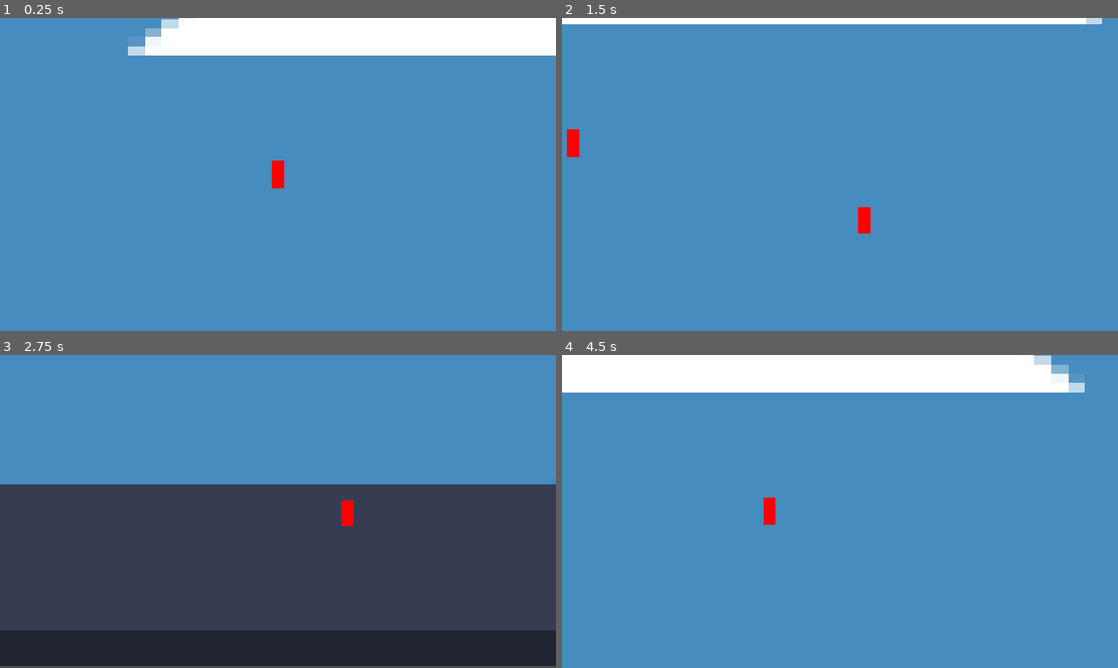
Above: before the commit, frames 1-4 (two rows, left to right).
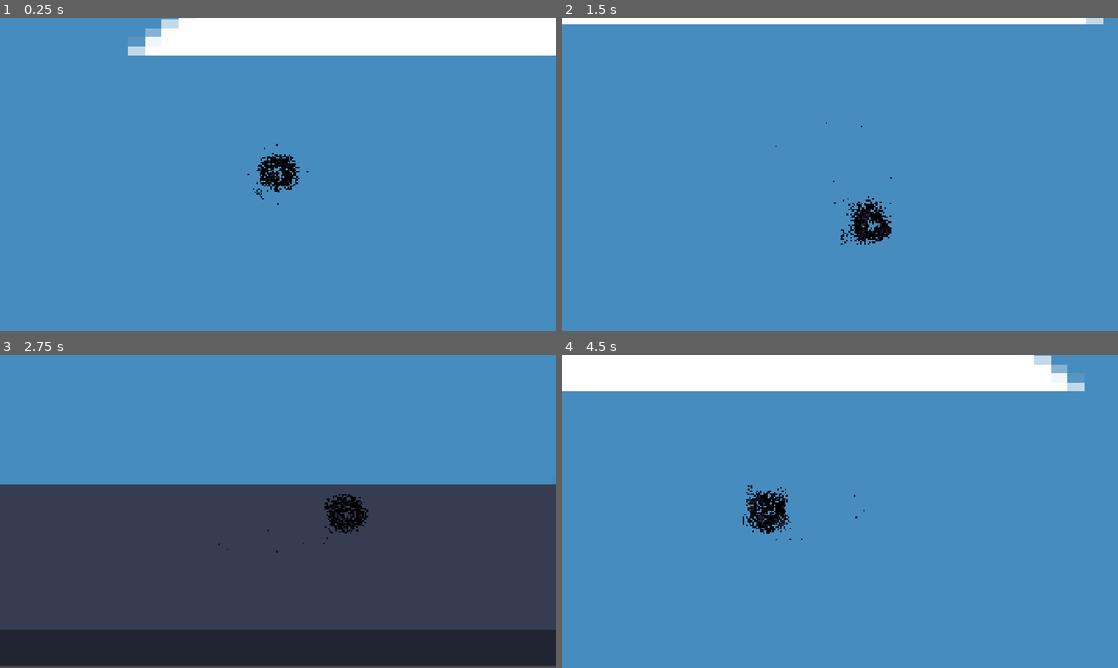
Above: after the commit, the same moments.

Repository: DyingCandy/Shift
Game: Godot game, scene res://Scenes/level_1.tscn
Two runs of this game, one before a commit and one after it. Both use one fixed random seed, a clock stepped at 60 frames per second and the inputs below. The engine's default icon, where the game draws it, is replaced by a stand-in: a white triangle on a blue panel in a dark square.
Inputs (mouse positions are in pixels of both pictures, inside the frame that each line leads up to):
- Up to frame 1 (0.25 s): no input
- Up to frame 2 (1.5 s): tap Enter at 0.5 s; move the mouse to (962, 158) at 0.52 s; hold D (right) 0.53-1.28 s; tap Alt at 0.6 s; click (962, 158) at 0.67 s; move the mouse to (728, 190) at 1.27 s; hold S (down) from 1.28 s (still down); tap Shift at 1.35 s
- Up to frame 3 (2.75 s): move the mouse to (333, 442) at 2.02 s; release S (down) at 2.03 s; hold D (right) from 2.03 s (still down); tap Alt at 2.1 s
- Up to frame 4 (4.5 s): move the mouse to (812, 574) at 2.77 s; release D (right) at 2.78 s; hold W (up) 2.78-3.53 s; tap Shift at 2.85, 4.35 s; click (812, 574) at 2.92 s; move the mouse to (1006, 558) at 3.52 s; hold A (left) from 3.53 s (still down); tap Alt at 3.6 s; move the mouse to (673, 464) at 4.27 s

The runs differ from the first frame. In frame 1, 0.6% of the frame differs, in the area x 44-56%, y 40-60%; in frame 2, 0.9%; in frame 3, 0.9%; in frame 4, 1.2%, in the area x 0-94%, y 3-60%.

Commit message:
Added player soul model

Diff:
--- a/Scenes/Entities/guard.tscn
+++ b/Scenes/Entities/guard.tscn
@@ -1,6 +1,4 @@
 [gd_scene format=3 uid="uid://bd1ej8l3wrp3k"]
-
-[sub_resource type="CanvasTexture" id="CanvasTexture_11ei8"]
 
 [sub_resource type="RectangleShape2D" id="RectangleShape2D_11ei8"]
 size = Vector2(8, 18)
@@ -8,11 +6,5 @@
 [node name="Guard" type="CharacterBody2D" unique_id=2115082261]
 collision_layer = 2
 
-[node name="Sprite2D" type="Sprite2D" parent="." unique_id=1840857595]
-self_modulate = Color(1, 0, 0, 1)
-position = Vector2(-2.9802322e-08, 0)
-scale = Vector2(8, 18)
-texture = SubResource("CanvasTexture_11ei8")
-
 [node name="CollisionShape2D" type="CollisionShape2D" parent="." unique_id=1009155037]
 shape = SubResource("RectangleShape2D_11ei8")
--- a/Scenes/Entities/player.tscn
+++ b/Scenes/Entities/player.tscn
@@ -1,11 +1,80 @@
 [gd_scene format=3 uid="uid://c8mvy480uh00"]
 
 [ext_resource type="Script" uid="uid://mgy6v065kfav" path="res://Scripts/Entities/player.gd" id="1_blnjl"]
+[ext_resource type="Texture2D" uid="uid://d1mr6464ansqv" path="res://Assets/Entities/Soul_player.png" id="2_nqm6o"]
 
-[sub_resource type="RectangleShape2D" id="RectangleShape2D_11ei8"]
-size = Vector2(8, 18)
+[sub_resource type="CircleShape2D" id="CircleShape2D_j8pnj"]
 
-[sub_resource type="CanvasTexture" id="CanvasTexture_11ei8"]
+[sub_resource type="AtlasTexture" id="AtlasTexture_qbyki"]
+atlas = ExtResource("2_nqm6o")
+region = Rect2(0, 0, 32, 32)
+
+[sub_resource type="AtlasTexture" id="AtlasTexture_svftf"]
+atlas = ExtResource("2_nqm6o")
+region = Rect2(32, 0, 32, 32)
+
+[sub_resource type="AtlasTexture" id="AtlasTexture_a1rq5"]
+atlas = ExtResource("2_nqm6o")
+region = Rect2(64, 0, 32, 32)
+
+[sub_resource type="AtlasTexture" id="AtlasTexture_yqx0t"]
+atlas = ExtResource("2_nqm6o")
+region = Rect2(96, 0, 32, 32)
+
+[sub_resource type="AtlasTexture" id="AtlasTexture_ofjh0"]
+atlas = ExtResource("2_nqm6o")
+region = Rect2(128, 0, 32, 32)
+
+[sub_resource type="AtlasTexture" id="AtlasTexture_2hnfo"]
+atlas = ExtResource("2_nqm6o")
+region = Rect2(160, 0, 32, 32)
+
+[sub_resource type="AtlasTexture" id="AtlasTexture_y18yp"]
+atlas = ExtResource("2_nqm6o")
+region = Rect2(192, 0, 32, 32)
+
+[sub_resource type="AtlasTexture" id="AtlasTexture_85s6f"]
+atlas = ExtResource("2_nqm6o")
+region = Rect2(224, 0, 32, 32)
+
+[sub_resource type="AtlasTexture" id="AtlasTexture_14y0q"]
+atlas = ExtResource("2_nqm6o")
+region = Rect2(256, 0, 32, 32)
+
+[sub_resource type="SpriteFrames" id="SpriteFrames_11ei8"]
+animations = [{
+"frames": [{
+"duration": 0.8,
+"texture": SubResource("AtlasTexture_qbyki")
+}, {
+"duration": 1.1,
+"texture": SubResource("AtlasTexture_svftf")
+}, {
+"duration": 0.9,
+"texture": SubResource("AtlasTexture_a1rq5")
+}, {
+"duration": 1.2,
+"texture": SubResource("AtlasTexture_yqx0t")
+}, {
+"duration": 1.1,
+"texture": SubResource("AtlasTexture_ofjh0")
+}, {
+"duration": 0.7,
+"texture": SubResource("AtlasTexture_2hnfo")
+}, {
+"duration": 0.8,
+"texture": SubResource("AtlasTexture_y18yp")
+}, {
+"duration": 1.2,
+"texture": SubResource("AtlasTexture_85s6f")
+}, {
+"duration": 0.7,
+"texture": SubResource("AtlasTexture_14y0q")
+}],
+"loop": 1,
+"name": &"Idle",
+"speed": 5.0
+}]
 
 [node name="Player" type="CharacterBody2D" unique_id=1295105018]
 z_index = 1
@@ -13,23 +82,27 @@
 script = ExtResource("1_blnjl")
 
 [node name="CollisionShape2D" type="CollisionShape2D" parent="." unique_id=1956074082]
-shape = SubResource("RectangleShape2D_11ei8")
+shape = SubResource("CircleShape2D_j8pnj")
 
 [node name="Camera2D" type="Camera2D" parent="." unique_id=133393506]
 zoom = Vector2(1.79, 1.79)
 position_smoothing_enabled = true
 
-[node name="Sprites" type="Node2D" parent="." unique_id=919946597]
+[node name="Sprite2D" type="AnimatedSprite2D" parent="." unique_id=996835567]
+sprite_frames = SubResource("SpriteFrames_11ei8")
+animation = &"Idle"
+autoplay = "Idle"
+frame_progress = 0.58941215
 
-[node name="PlayerOG" type="Sprite2D" parent="Sprites" unique_id=1617662843]
-position = Vector2(-9.536743e-07, 0)
-rotation = 3.1415927
-scale = Vector2(7.851919, -17.11419)
-texture = SubResource("CanvasTexture_11ei8")
-
-[node name="Guard" type="Sprite2D" parent="Sprites" unique_id=2096150372]
-self_modulate = Color(1, 0, 0, 1)
-position = Vector2(-9.536743e-07, 0)
-rotation = 3.1415927
-scale = Vector2(7.851919, -17.11419)
-texture = SubResource("CanvasTexture_11ei8")
+[node name="CPUParticles2D" type="CPUParticles2D" parent="Sprite2D" unique_id=775985767]
+amount = 6
+lifetime = 0.25
+speed_scale = 0.7
+randomness = 1.0
+emission_shape = 4
+emission_points = PackedVector2Array(18.95, 0, 0, 18.95, -18.95, 0, 0, -18.95)
+emission_colors = PackedColorArray()
+spread = 180.0
+gravity = Vector2(0, 0)
+orbit_velocity_max = 0.7
+color = Color(0.11764706, 0, 0.19215687, 1)
--- a/Scripts/Entities/player.gd
+++ b/Scripts/Entities/player.gd
@@ -1,9 +1,7 @@
 extends CharacterBody2D
 
 var speed : int = 250
-var shifted : bool
-var shifter
-var guard : bool
+var accel : int = 100
 
 
 func _physics_process(delta: float) -> void:
@@ -12,6 +10,6 @@
 	if direction:
 		velocity = direction * speed
 	else:
-		velocity.x = move_toward(velocity.x, 0, speed)
-		velocity.y = move_toward(velocity.y, 0, speed)
+		velocity.x = move_toward(velocity.x, 0, accel)
+		velocity.y = move_toward(velocity.y, 0, accel)
 	move_and_slide()
--- a/project.godot
+++ b/project.godot
@@ -21,7 +21,7 @@
 window/size/viewport_height=360
 window/size/window_width_override=1920
 window/size/window_height_override=1080
-window/stretch/mode="canvas_items"
+window/stretch/mode="viewport"
 window/stretch/scale_mode="integer"
 
 [editor_plugins]
@@ -81,3 +81,4 @@
 rendering_device/driver.windows="d3d12"
 renderer/rendering_method="gl_compatibility"
 renderer/rendering_method.mobile="gl_compatibility"
+2d/snap/snap_2d_transforms_to_pixel=true
Binary file added: Assets/Entities/Soul_player.png
Not shown, added: Assets/Entities/Soul_player.png.import
